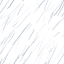
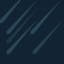
Layer changes from the first 64 x 64 image to the second:
removed layer "Layer 1" over [0, 0, 64, 64]
added layer "Color Fill 1 copy 5" (soft light, 60%) above "Color Fill 1 copy 4" over [6, 0, 37, 35]
added layer "Color Fill 1 copy 4" (soft light, 60%) above "Color Fill 1 copy 3" over [0, 0, 21, 24]
added layer "Color Fill 1 copy 3" (soft light, 60%) above "Color Fill 1 copy 2" over [6, 19, 38, 55]
added layer "Color Fill 1 copy 2" (soft light, 50%) above "Color Fill 1 copy" over [32, 19, 64, 55]
added layer "Color Fill 1 copy" (soft light, 30%) above "Color Fill 1" over [6, 8, 38, 44]
added layer "Color Fill 1" (soft light, 60%) above "Background" over [30, 0, 61, 35]
showed "Background" over [0, 0, 64, 64]
